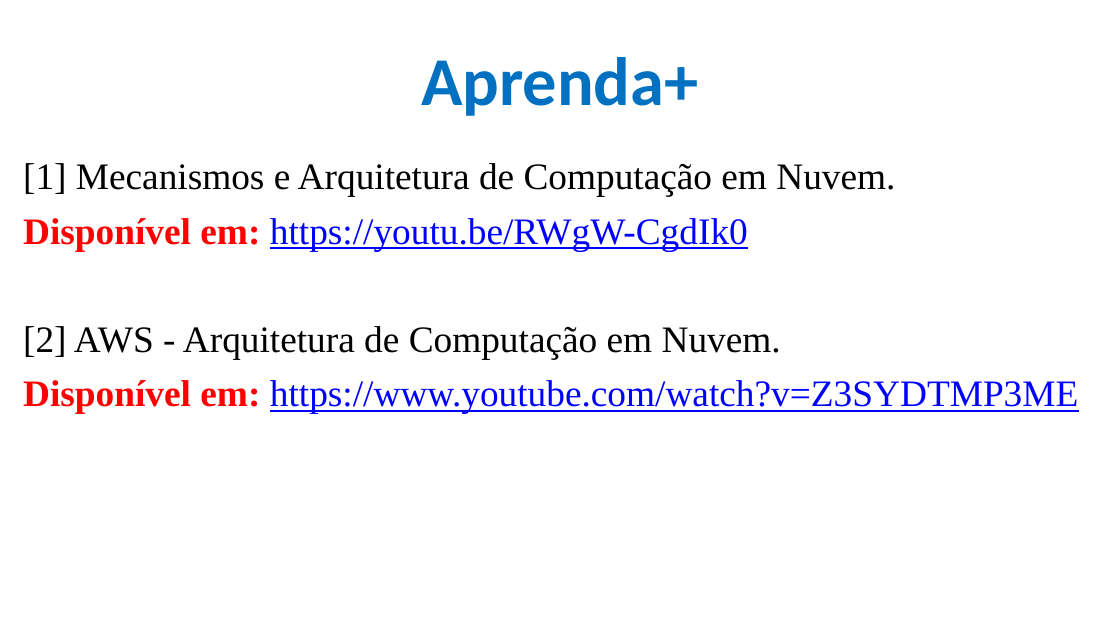
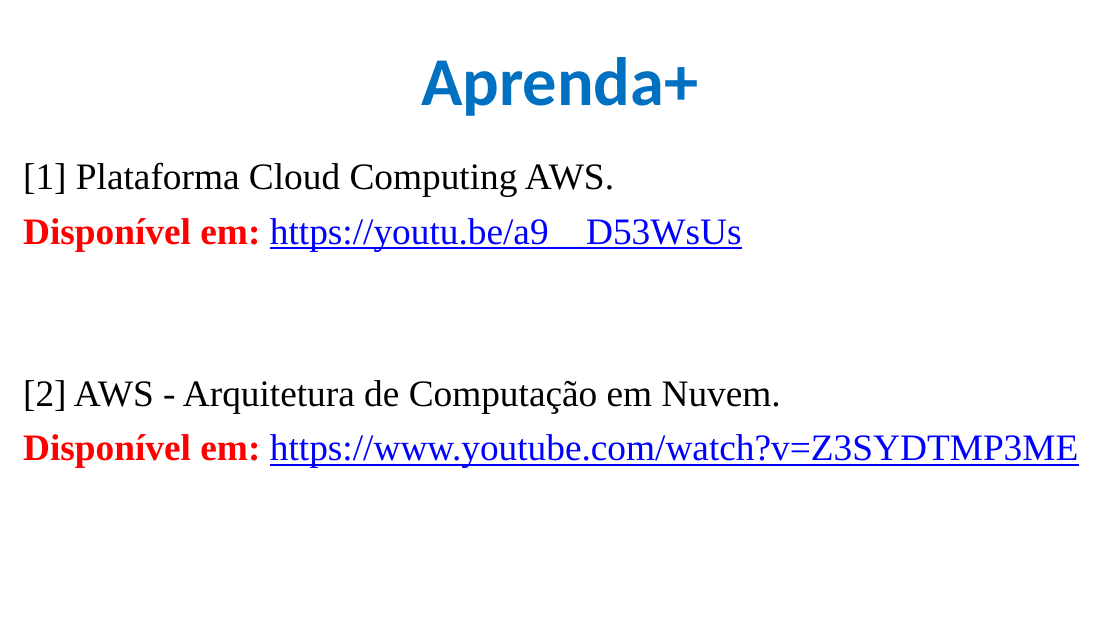
Before and after one commit to CloudEducationBrazil/WydenComputacaoNuvemWebServicesLinux, a slide deck: slide 6 of 01 Classes/Aula 06 - Computação em Nuvem e Web Services em Linux Cloud AWS.pptx (slide 5 before the commit). Drawn at 1120x630 pixels with LibreOffice and Linux fonts; fonts in the diff are those of the drawing; background and template pictures are left out. Boxes give left, top, right and bottom in pixels: in the first picture for what was removed or moved away, otherwise in the second. Text is boxed around its words. In the diff, an @@ line names an element or a change of style, - is before the commit and + after.

Commit message:
Aula 06 Cloud Computing 06042023

```diff
--- a/01 Classes/Aula 06 - Computação em Nuvem e Web Services em Linux Cloud AWS.pptx
+++ b/01 Classes/Aula 06 - Computação em Nuvem e Web Services em Linux Cloud AWS.pptx
@@ text at bbox=[23, 162, 742, 251]: text changed @@
-[1] Mecanismos e Arquitetura de Computação em Nuvem.
-Disponível em: https://youtu.be/RWgW-CgdIk0
+[1] Plataforma Cloud Computing AWS.
+Disponível em: https://youtu.be/a9__D53WsUs
```
Also in this commit, not shown: 5 other slides changed, 1 slide added, 3 other files.
